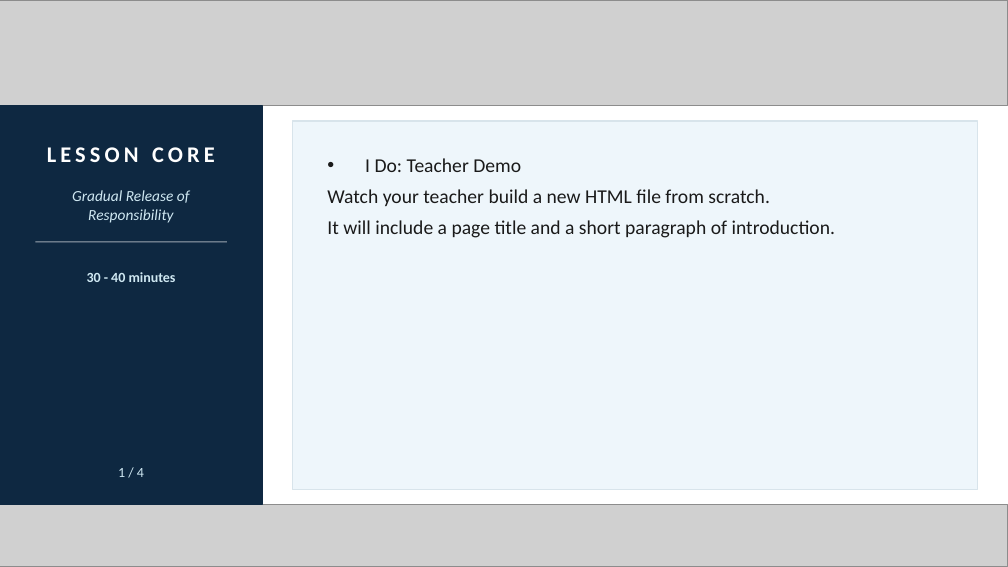
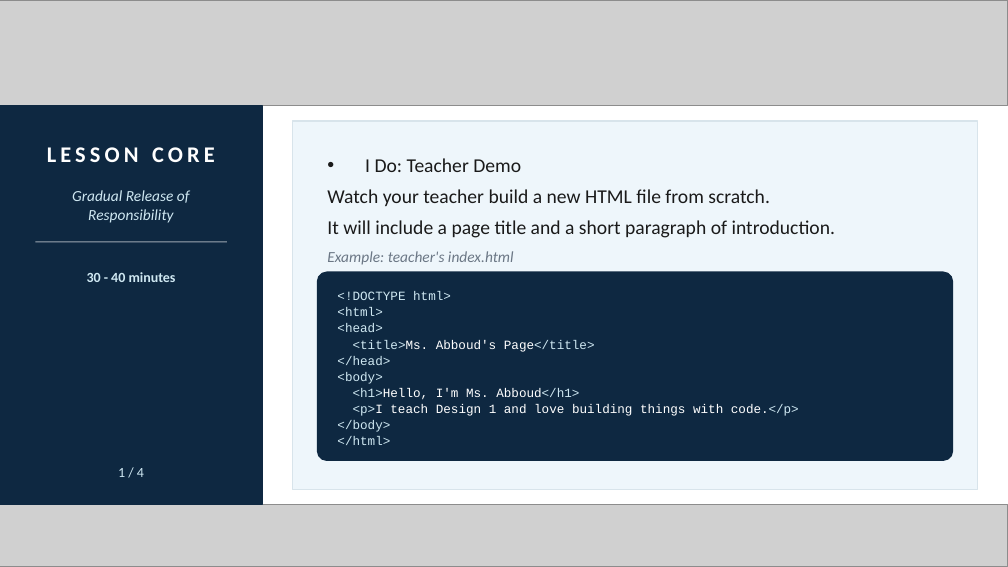
Before and after one commit to Arwa-Abboud/design1-term1-html-unit, a slide deck: slide 7 of resources/week-01/W1L4 - Building Your First HTML File.pptx. Drawn at 1008x567 pixels with LibreOffice and Linux fonts; fonts in the diff are those of the drawing; grey boxes stand for pictures. Boxes give left, top, right and bottom in pixels: in the first picture for what was removed or moved away, otherwise in the second. Text is boxed around its words. In the diff, an @@ line names an element or a change of style, - is before the commit and + after.

Commit message:
Add teacher demo code snippet to W1L4 I Do slide

```diff
--- a/resources/week-01/W1L4 - Building Your First HTML File.pptx
+++ b/resources/week-01/W1L4 - Building Your First HTML File.pptx
@@ text added at box(327, 251, 514, 265), 11 pt, text #6B7785, italic @@
+Example: teacher's index.html
@@ rounded rectangle added at box(318, 272, 953, 461), fill #0E2841, outline #0E2841 1 pt @@
@@ text added at box(337, 291, 799, 445), 9 pt, text #CFE8F2 @@
+<!DOCTYPE html>
+<html>
+<head>
+<title>Ms. Abboud's Page</title>
+</head>
+<body>
+<h1>Hello, I'm Ms. Abboud</h1>
+<p>I teach Design 1 and love building things with code.</p>
+</body>
+</html>
```
Also in this commit, not shown: 1 other file.
